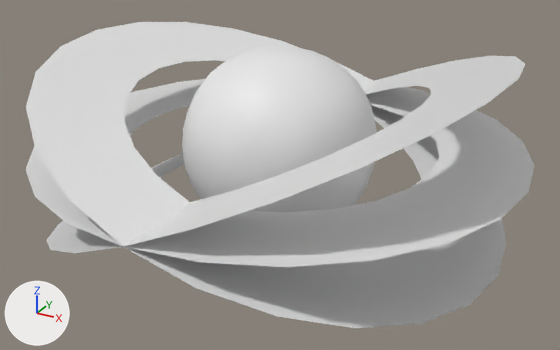
An edit to the FBX model VR2Fou/Assets/Art/Planets/Planete2.fbx, drawn before and after from the same camera.
The view is the same before and after, from a 50 mm camera at (0.0396, -0.072, 0.032) aimed at (0.0007, -0.0013, -0.0033). Lighting does not change. The marker at lower left points along +X, +Y and +Z. Where no turn or scale is listed for an object, it has been applied to the vertices.

The older version as bpy lines, for what is in view:
```python
me_mesh = bpy.data.meshes.new('Mesh')
me_mesh.from_pydata(...)  # 602 vertices, 528 faces; spans x -0.0276..0.0276, y -0.0276..0.0276, z -0.0111..0.0111
ob_panete2 = bpy.data.objects.new('Panete2', me_mesh)
ob_panete2.location = (0.0, 0.0, 0.0)
```
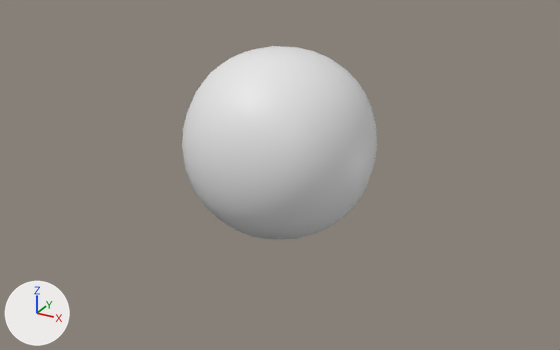
What differs and where, as boxes (x1, y1, x2, y2) in the pictures (560 x 350 px):
'Panete2', reshaped (62% narrower, 36% shorter): before (26, 22, 535, 328); after (182, 46, 377, 240)
part 1 of me_mesh, deleted: before (47, 56, 525, 253)
part 2 of me_mesh, deleted: before (26, 79, 535, 267)
part 3 of me_mesh, deleted: before (26, 22, 506, 328)

What the commit changed:
me_mesh has 602 vertices, 528 faces and spans x -0.0276..0.0276, y -0.0276..0.0276, z -0.0111..0.0111.
me_mesh is used by ob_panete2; location (0.0, 0.0, 0.0).
me_mesh part 1: the loose piece of 72 vertices spanning x -0.0253..0.0253, y -0.0276..0.0276, z -0.0111..0.0111 is deleted.
me_mesh part 2: the loose piece of 72 vertices spanning x -0.0276..0.0276, y -0.0276..0.0276, z 0.0 is deleted.
me_mesh part 3: the loose piece of 72 vertices spanning x -0.0258..0.0258, y -0.0276..0.0276, z -0.01..0.01 is deleted.
